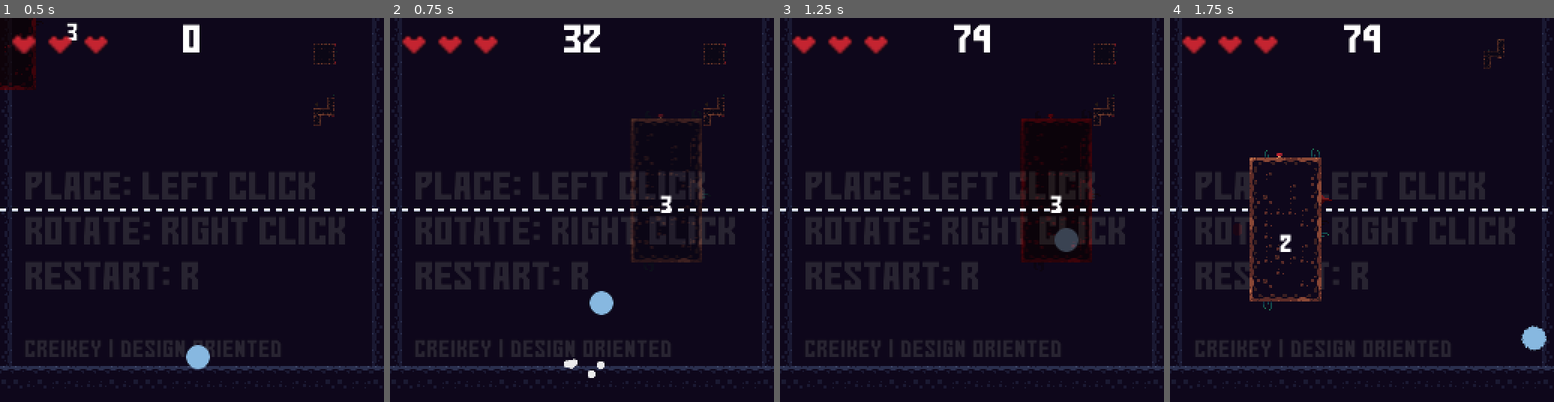
Above: before the commit, frames 1-4 (left to right).
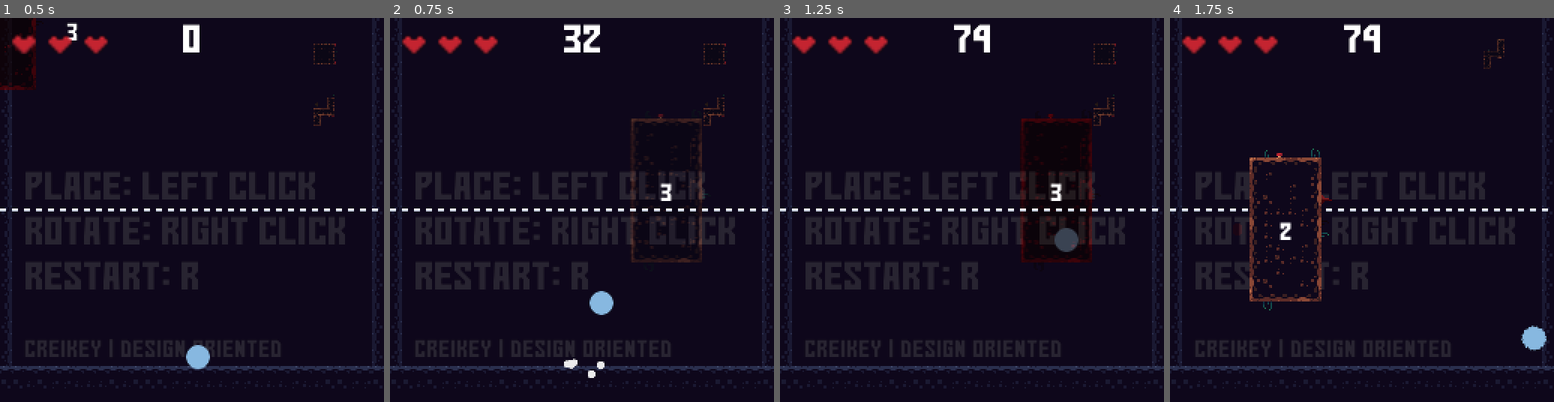
Above: after the commit, the same moments.

Repository: creikey/SkyLimit
Game: Godot game, scene res://Main.tscn
The game is run twice, just before and just after one commit, with the same random seed, the same clock (stepped at 60 frames per second) and the same inputs.
Inputs (mouse positions are in pixels of both pictures, inside the frame that each line leads up to):
- Up to frame 1 (0.5 s): no input
- Up to frame 2 (0.75 s): tap Enter at 0.5 s; move the mouse to (666, 190) at 0.52 s; hold D (right) from 0.53 s (still down); hold W (jump) from 0.53 s (still down)
- Up to frame 3 (1.25 s): keep holding D (right); keep holding W (jump)
- Up to frame 4 (1.75 s): move the mouse to (1285, 229) at 1.27 s; release D (right) at 1.28 s; release W (jump) at 1.28 s; hold A (left) from 1.28 s (still down); click (1285, 229) at 1.35 s; tap W (jump) at 1.52, 1.55 s

Frame 1 is identical in both runs. In frame 2, 0.2% of the frame differs, in the area x 70-74%, y 42-51%; in frame 3, 0.2%; in frame 4, 0.2%.

Commit message:
Ball turn red when get hurt

Diff:
--- a/DieParticles.gd
+++ b/DieParticles.gd
@@ -2,7 +2,7 @@
 
 func _ready():
 	one_shot = true
-	get_tree().create_timer(lifetime).connect("timeout", self, "_timeout")
+	var _err = get_tree().create_timer(lifetime).connect("timeout", self, "_timeout")
 
 func _timeout():
 	queue_free()
--- a/Player.gd
+++ b/Player.gd
@@ -35,6 +35,7 @@
 
 
 func hurt(amount_lives: int):
+	modulate = Color(1, 0, 0)
 	lives -= amount_lives
 	$Hurt.play()
 	emit_signal("hurt")
@@ -54,6 +55,9 @@
 func on_collect_pickup():
 	$Pickup.play()
 	emit_signal("collected_pickup")
+
+func _process(delta):
+	modulate = lerp(modulate, Color(1, 1, 1), 4.0 * delta)
 
 func _physics_process(_delta):
 	applied_force = Vector2()
--- a/UI.gd
+++ b/UI.gd
@@ -8,7 +8,7 @@
 
 func _input(event):
 	if event is InputEventMouseMotion:
-		$HowManyLeft.rect_position = event.position/2.0 - Vector2($HowManyLeft.rect_size.x/2.0, 0.0)
+		$HowManyLeft.rect_position = event.position/2.0 - Vector2($HowManyLeft.rect_size.x/2.0, $HowManyLeft.rect_size.y/2.0)
 
 func _process(_delta):
 	rect_position.y = -get_viewport().canvas_transform.get_origin().y
Not shown, changed: todo.txt
